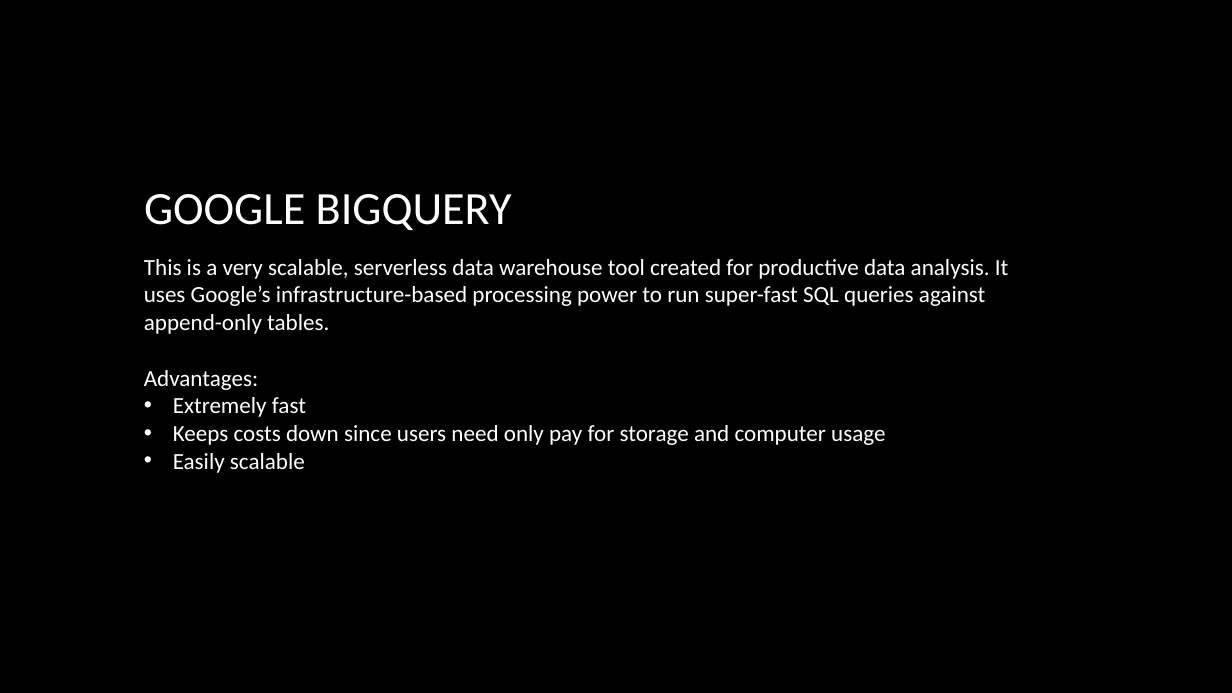
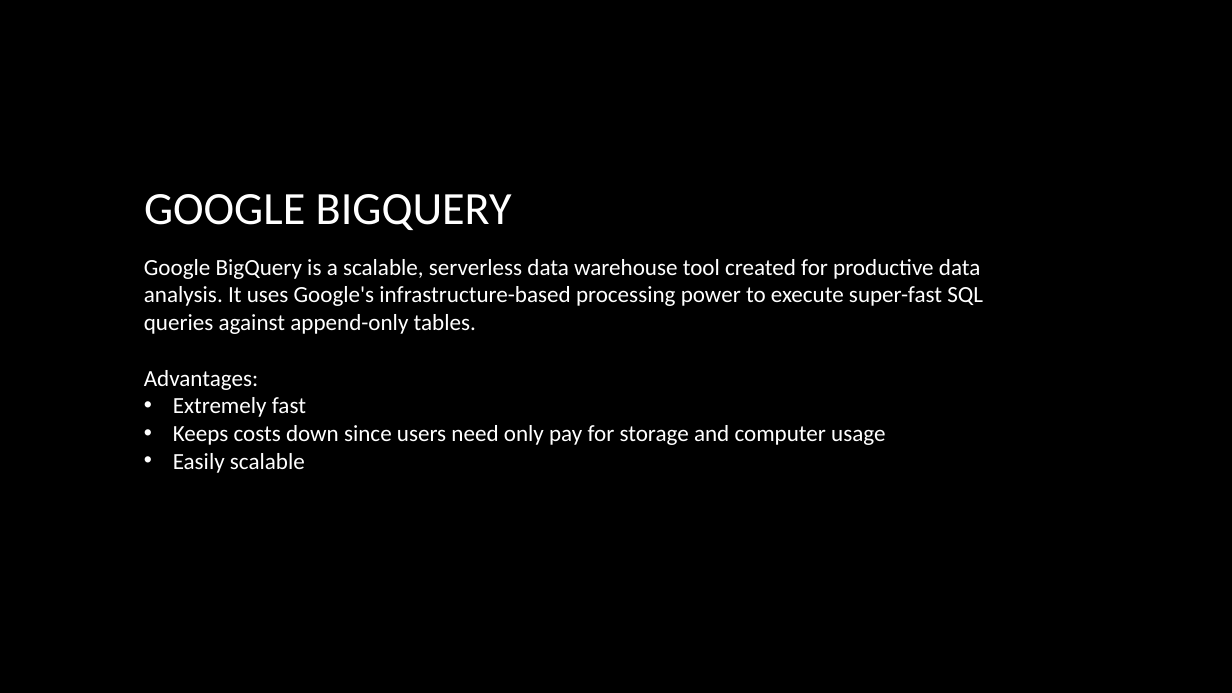
Before and after one commit to dalikey/portfolio-data-science, a slide deck: slide 10 of Most popular Data Science tools.pptx. Drawn at 1232x693 pixels with LibreOffice and Linux fonts; fonts in the diff are those of the drawing; background and template pictures are left out. Boxes give left, top, right and bottom in pixels: in the first picture for what was removed or moved away, otherwise in the second. Text is boxed around its words. In the diff, an @@ line names an element or a change of style, - is before the commit and + after.

```diff
--- a/Most popular Data Science tools.pptx
+++ b/Most popular Data Science tools.pptx
@@ text at bbox=[144, 259, 983, 334]: text changed @@
-This is a very scalable, serverless data warehouse tool created for productive data analysis. It uses Google’s infrastructure-based processing power to run super-fast SQL queries against append-only tables.
+Google BigQuery is a scalable, serverless data warehouse tool created for productive data analysis. It uses Google's infrastructure-based processing power to execute super-fast SQL queries against append-only tables.
```
Also in this commit, not shown: 8 other slides changed, 1 other file.
